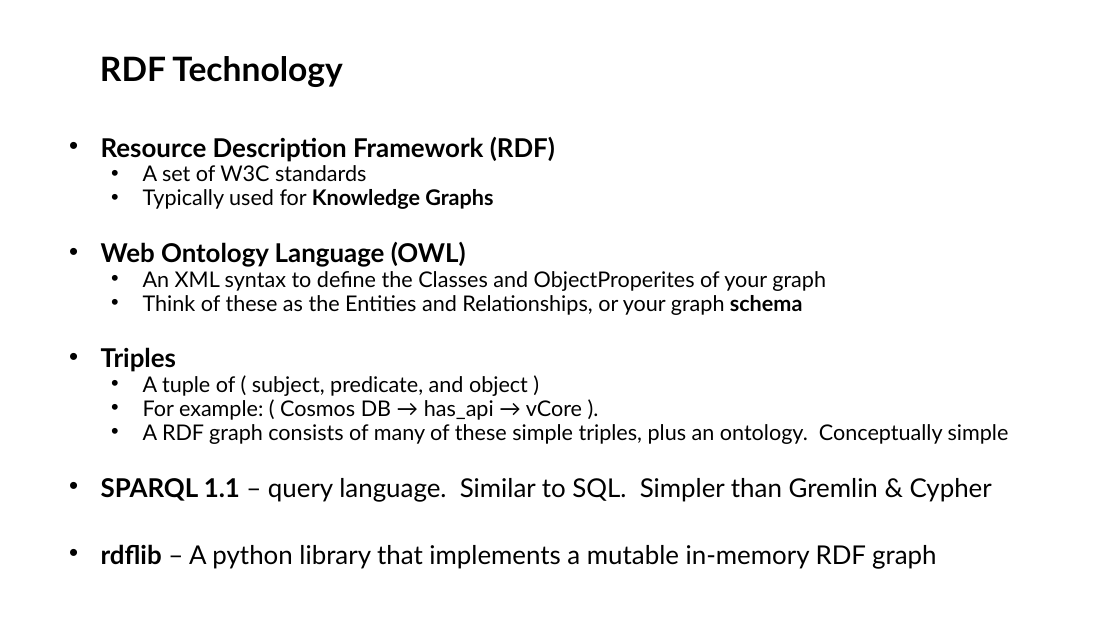
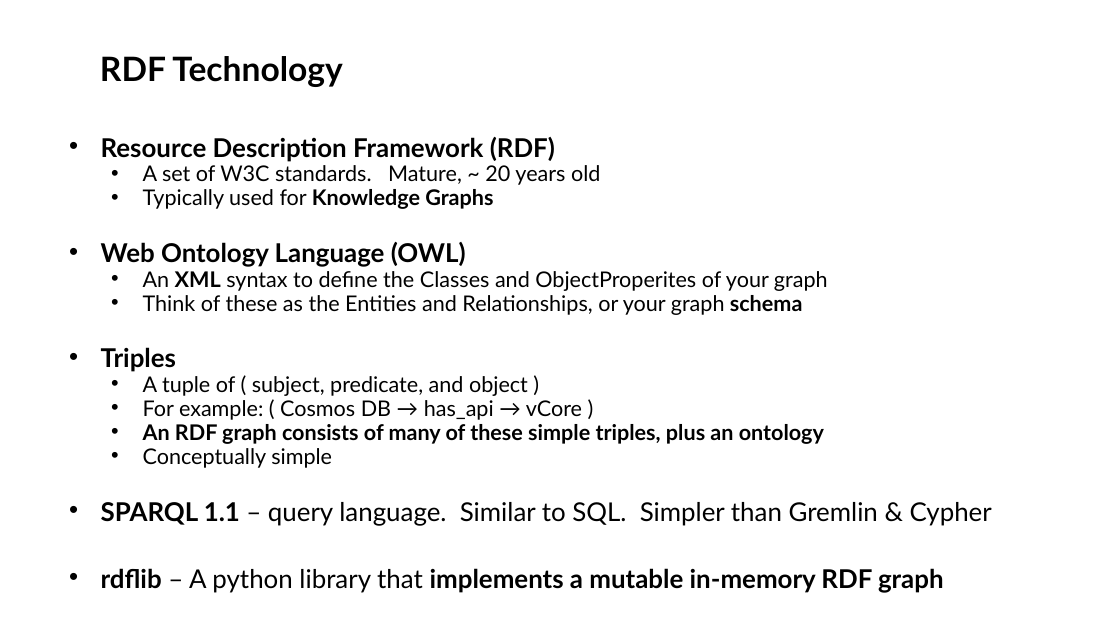
Before and after one commit to cjoakim/CosmosAIGraph, a slide deck: slide 4 of presentations/CosmosAIGraph-v2.pptx. Drawn at 1120x630 pixels with LibreOffice and Linux fonts; fonts in the diff are those of the drawing. Boxes give left, top, right and bottom in pixels: in the first picture for what was removed or moved away, otherwise in the second. Text is boxed around its words. In the diff, an @@ line names an element or a change of style, - is before the commit and + after.

```diff
--- a/presentations/CosmosAIGraph-v2.pptx
+++ b/presentations/CosmosAIGraph-v2.pptx
@@ subtitle at (x1=143, y1=165, x2=600, y2=185): text changed @@
-  • A set of W3C standards
+  • A set of W3C standards. Mature, ~ 20 years old
@@ subtitle at (x1=101, y1=271, x2=944, y2=593): bold on in "XML", "implements a mutable in-memory RDF graph" @@
@@ subtitle at (x1=143, y1=400, x2=824, y2=468): text changed; bold on @@
-  • For example: ( Cosmos DB → has_api → vCore ).
-  • A RDF graph consists of many of these simple triples, plus an ontology. Conceptually simple
+  • For example: ( Cosmos DB → has_api → vCore )
+  • An RDF graph consists of many of these simple triples, plus an ontology
+  • Conceptually simple
```
Also in this commit, not shown: 2 other slides changed.
